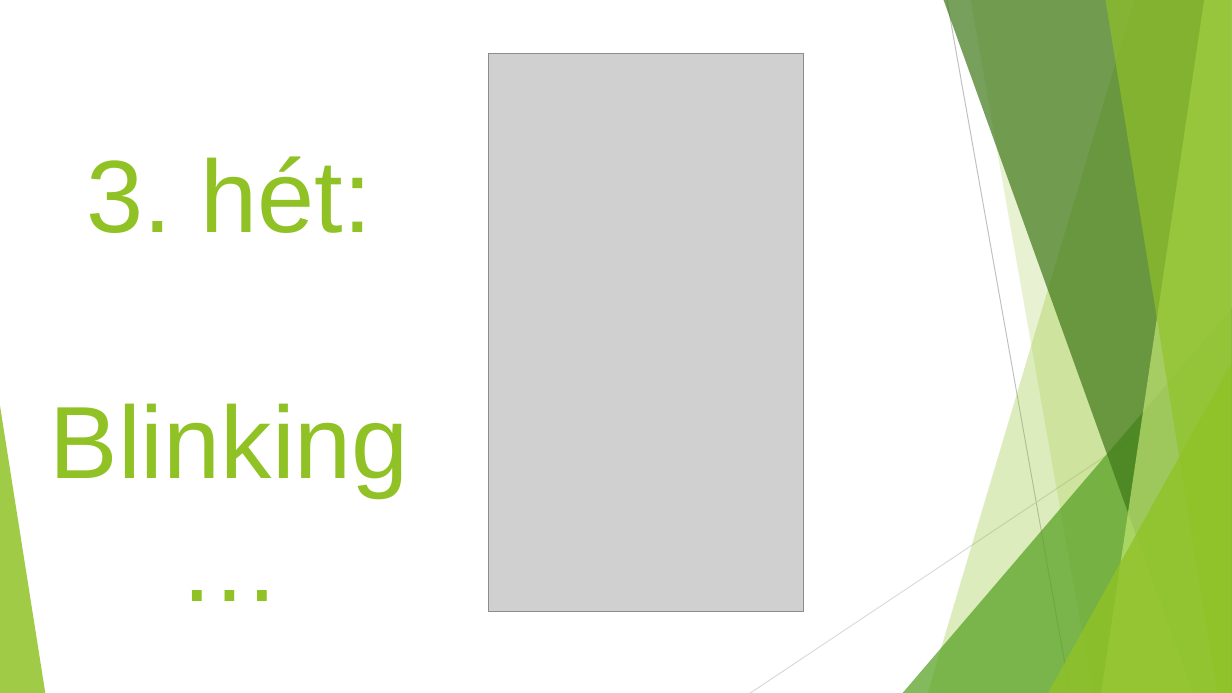
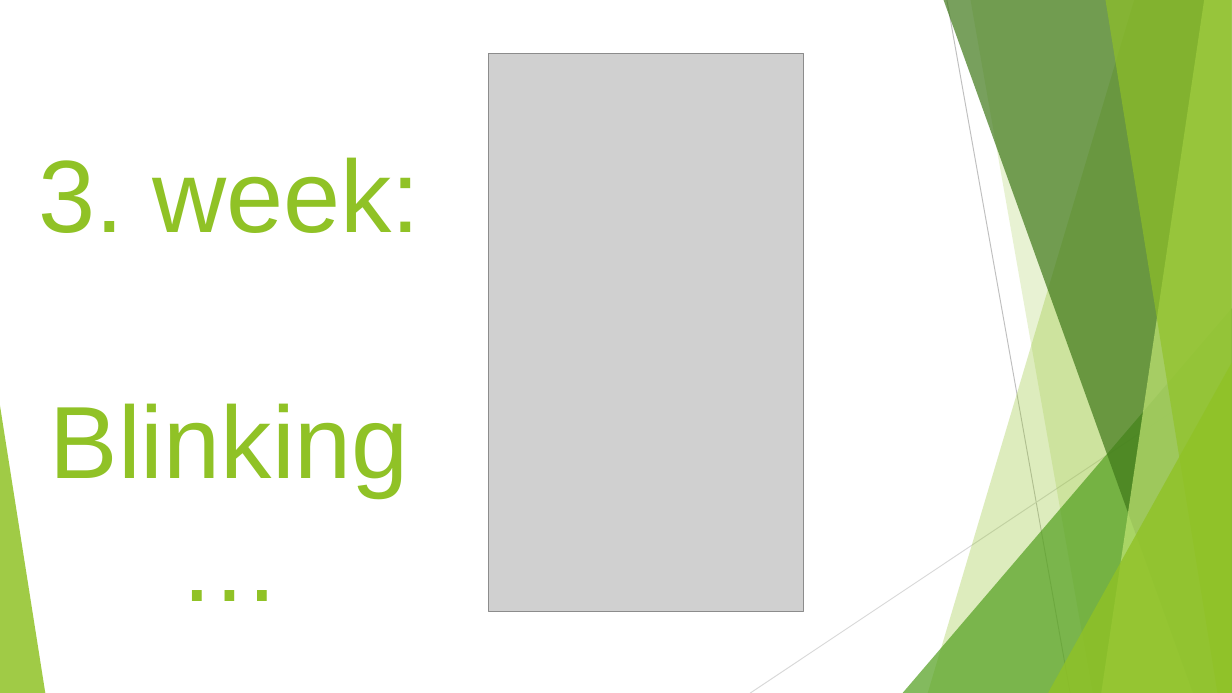
Before and after one commit to green-fox-academy/horgasz5, a slide deck: slide 5 of week-04/day-05/Demo4.pptx. Drawn at 1232x693 pixels with LibreOffice and Linux fonts; fonts in the diff are those of the drawing; grey boxes stand for pictures. Boxes give left, top, right and bottom in pixels: in the first picture for what was removed or moved away, otherwise in the second. Text is boxed around its words. In the diff, an @@ line names an element or a change of style, - is before the commit and + after.

```diff
--- a/week-04/day-05/Demo4.pptx
+++ b/week-04/day-05/Demo4.pptx
@@ title at [38,157,420,498]: text changed @@
-3. hét:
-Blinking…
+3. week:
+Blinking…
```
Also in this commit, not shown: 4 other slides changed, 26 other files.
